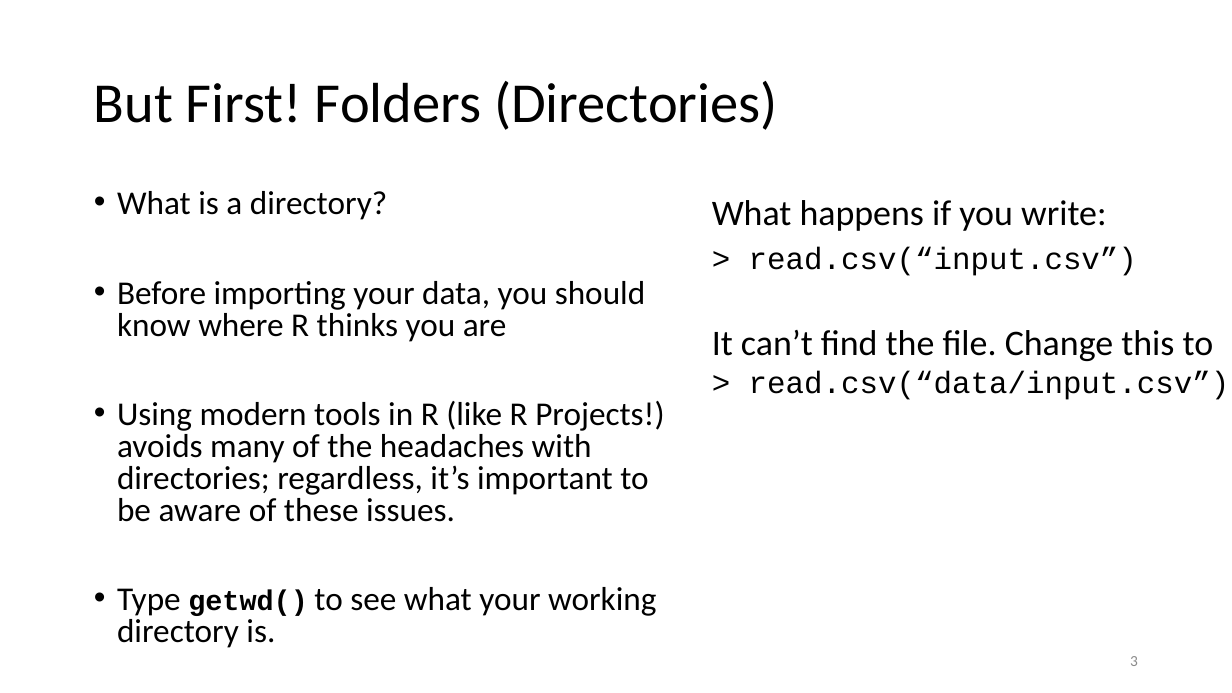
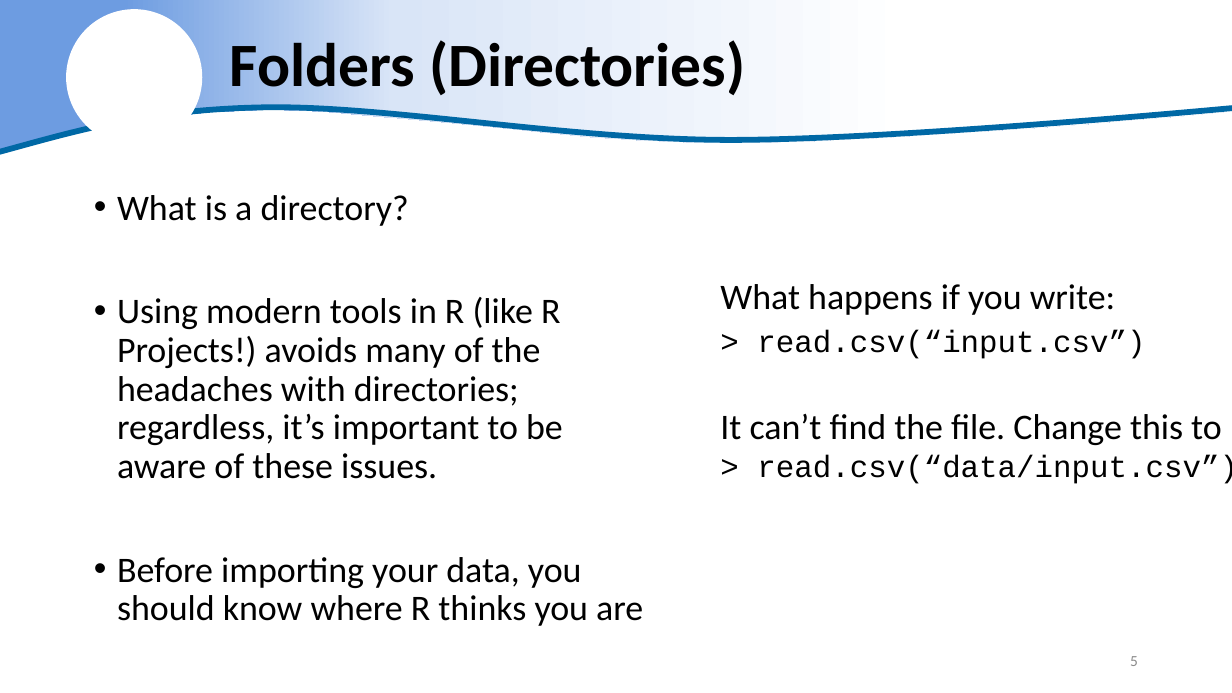
Before and after one commit to justinpriest/ADFG_R_Intro_Workshop, a slide deck: slide 5 of presentations/5 – Reading Real Data.pptx (slide 3 before the commit). Drawn at 1232x693 pixels with LibreOffice and Linux fonts; fonts in the diff are those of the drawing; background and template pictures are left out. Boxes give left, top, right and bottom in pixels: in the first picture for what was removed or moved away, otherwise in the second. Text is boxed around its words. In the diff, an @@ line names an element or a change of style, - is before the commit and + after.

Commit message:
updated code & powerpoint for Section 5 (reading data)

```diff
--- a/presentations/5 – Reading Real Data.pptx
+++ b/presentations/5 – Reading Real Data.pptx
@@ freeform shape added at [0,0,1232,152], fill gradient #6D9CE1 to #D9E5F7 to #FFFFFF @@
@@ ellipse added at [67,9,202,145], fill #FFFFFF @@
@@ title at [230,35,745,101]: text changed; size 44 to 48 pt; bold on @@
-But First! Folders (Directories)
+Folders (Directories)
@@ freeform shape added at [0,107,1232,152], outline #DAE3F3 4.5 pt @@
@@ text at [117,195,643,626]: size 25.9 to 28 pt in "What is a directory?", "Before importing your data, you should know ..."; line spacing 0.8 to 0.9 @@
@@ text "What happens if you write:" rewrapped from [712,200,1230,400] to [720,284,1232,484] @@
@@ text at [117,297,563,479]: paragraph added @@
+• Using modern tools in R (like R Projects!) avoids many of the headaches with directories; regardless, it’s important to be aware of these issues.
@@ text at [117,401,664,648]: paragraphs removed @@
-• Using modern tools in R (like R Projects!) avoids many of the headaches with directories; regardless, it’s important to be aware of these issues.
-• Type getwd() to see what your working directory is.
@@ page number at [1130,656,1138,666]: text changed @@
-3
+5
```
Also in this commit, not shown: 34 other slides changed, 2 slides added, 2 other files.
